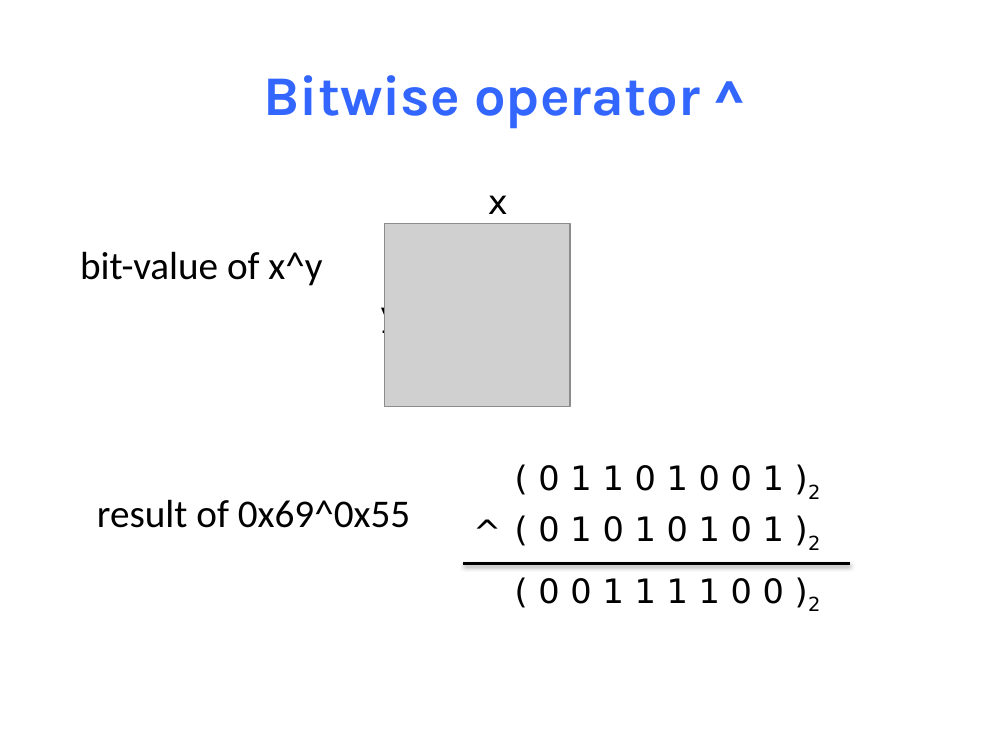
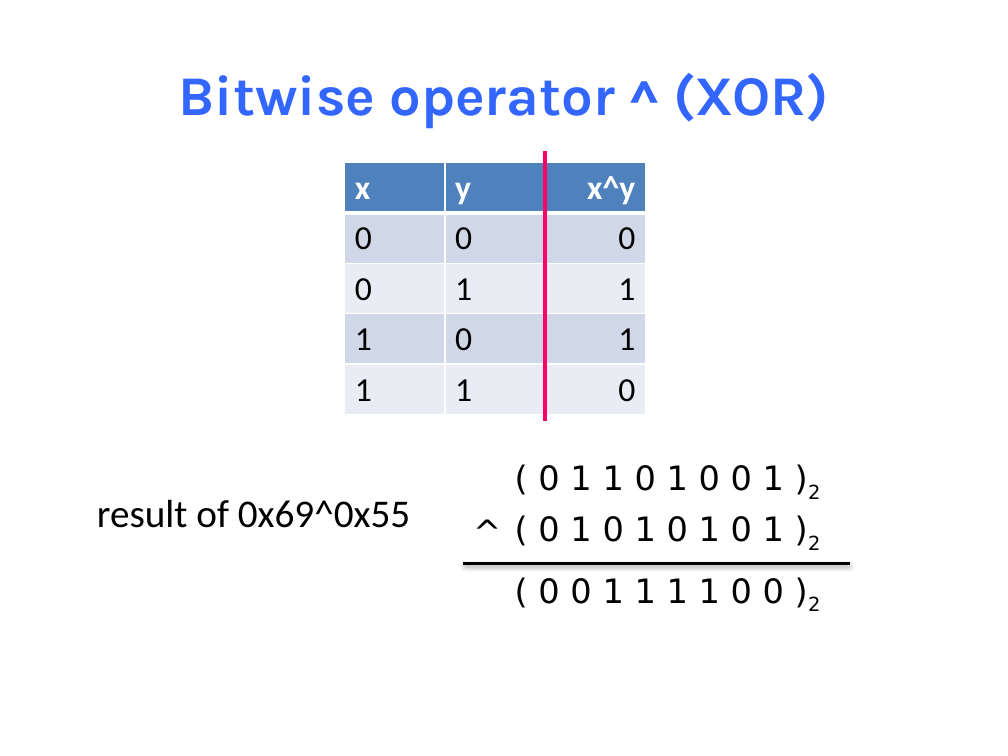
Before and after one commit to NYU-CSO/nyu-cso.github.io, a slide deck: slide 25 of notes/04-C_Basics.pptx. Drawn at 1008x756 pixels with LibreOffice and Linux fonts; fonts in the diff are those of the drawing; grey boxes stand for pictures. Boxes give left, top, right and bottom in pixels: in the first picture for what was removed or moved away, otherwise in the second. Text is boxed around its words. In the diff, an @@ line names an element or a change of style, - is before the commit and + after.

```diff
--- a/notes/04-C_Basics.pptx
+++ b/notes/04-C_Basics.pptx
@@ title at bbox=[179, 73, 829, 129]: text changed @@
-Bitwise operator ^
+Bitwise operator ^ (XOR)
@@ table added at bbox=[345, 162, 644, 414], 5 rows, 3 columns @@
+x | y | x^y
+0 | 0 | 0
+0 | 1 | 1
+1 | 0 | 1
+1 | 1 | 0
@@ line added from (545, 151) to (545, 421), #FF0066 3 pt @@
@@ text removed at bbox=[488, 195, 508, 214] @@
-x
@@ picture removed at bbox=[384, 224, 570, 407] @@
@@ text removed at bbox=[80, 251, 322, 286] @@
-bit-value of x^y
@@ text removed at bbox=[380, 298, 400, 333] @@
-y
```
Also in this commit, not shown: 32 other slides changed, 1 slide added, 1 slide removed, 1 other file.
